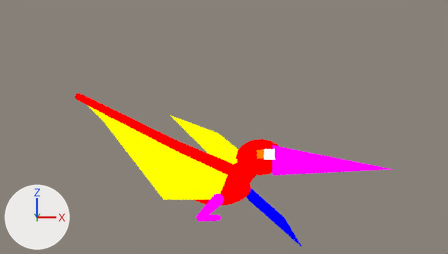
Two versions of the Blender file assets-source/blender/motion/pteranodon-roar.blend, one commit apart.
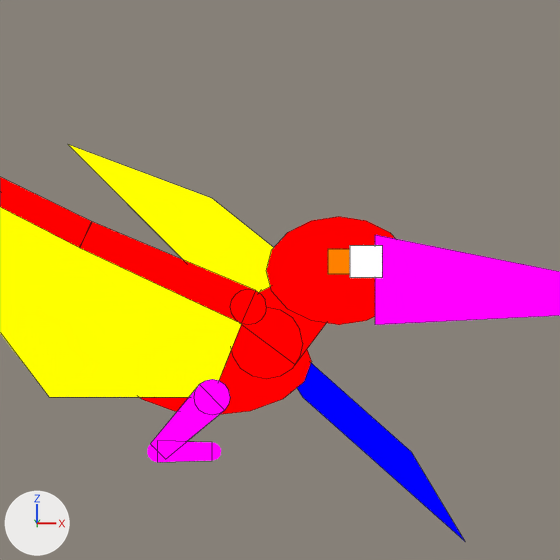
There are two pictures of each version: one from the file's camera 'DinoTycoon_Motion_pteranodon_roar_sample_Camera', one close up on the part from 33% to 75% of the width and 26% to 100% of the height. The lights are fixed; the arrows at lower left show +X, +Y and +Z. The first two pictures are the older version. Both versions are drawn at full value of the shape key 'roar_04' of 'DinoTycoon_Motion_pteranodon_roar_far_wing'; the numbers are the values there. The close-ups show mesh edges as thin lines.

The first close-up shows 'DinoTycoon_Motion_pteranodon_roar_beak', 'DinoTycoon_Motion_pteranodon_roar_body', 'DinoTycoon_Motion_pteranodon_roar_crest', 'DinoTycoon_Motion_pteranodon_roar_eye', 'DinoTycoon_Motion_pteranodon_roar_far_wing', 'DinoTycoon_Motion_pteranodon_roar_feet_0', 'DinoTycoon_Motion_pteranodon_roar_head', 'DinoTycoon_Motion_pteranodon_roar_near_membrane', 'DinoTycoon_Motion_pteranodon_roar_neck_0', 'DinoTycoon_Motion_pteranodon_roar_neck_joint_0', 'DinoTycoon_Motion_pteranodon_roar_wing_fingers_0', 'DinoTycoon_Motion_pteranodon_roar_wing_fingers_1' and 6 more.
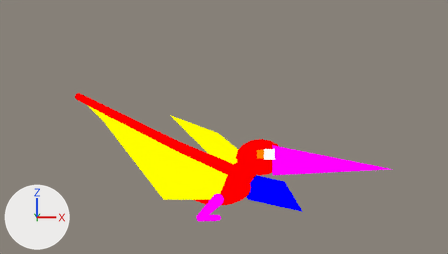
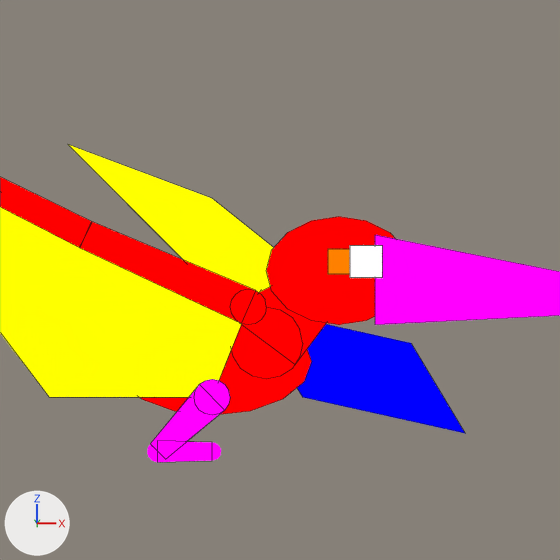
Pixel boxes [x1, y1, x2, y2] of what changed, in the close-ups (560 x 560 px):
'DinoTycoon_Motion_pteranodon_roar_far_wing', reshaped: before [297, 363, 464, 540]; after [297, 324, 465, 433]

What changed in the scene script:
```text
Change me_dinotycoon_motion_pteranodon_roar_sample_far_wing:
    used by ob_dinotycoon_motion_pteranodon_roar_far_wing; location = (0.0, 0.0, 0.0)
    before: 1 (47.0, 3.0, 6.0) at pixel (411, 451), 2 (50.0, 3.0, 1.0) at pixel (465, 541), 5 (47.0, 5.0, 6.0) at pixel (411, 451), 6 (50.0, 5.0, 1.0) at pixel (465, 541)
    remove me_dinotycoon_motion_pteranodon_roar_sample_far_wing.from_pydata(...)  # 8 vertices, 6 faces; spans x 38.0..50.0, y 3.0..5.0, z 1.0..14.0
    add me_dinotycoon_motion_pteranodon_roar_sample_far_wing.from_pydata(...)  # 8 vertices, 6 faces; spans x 38.0..50.0, y 3.0..5.0, z 7.0..14.0
    me_dinotycoon_motion_pteranodon_roar_sample_far_wing part 1
    add for i in [1, 2, 5, 6]: me_dinotycoon_motion_pteranodon_roar_sample_far_wing.vertices[i].co += Vector((0.0, 0.0, 6.0))
```
